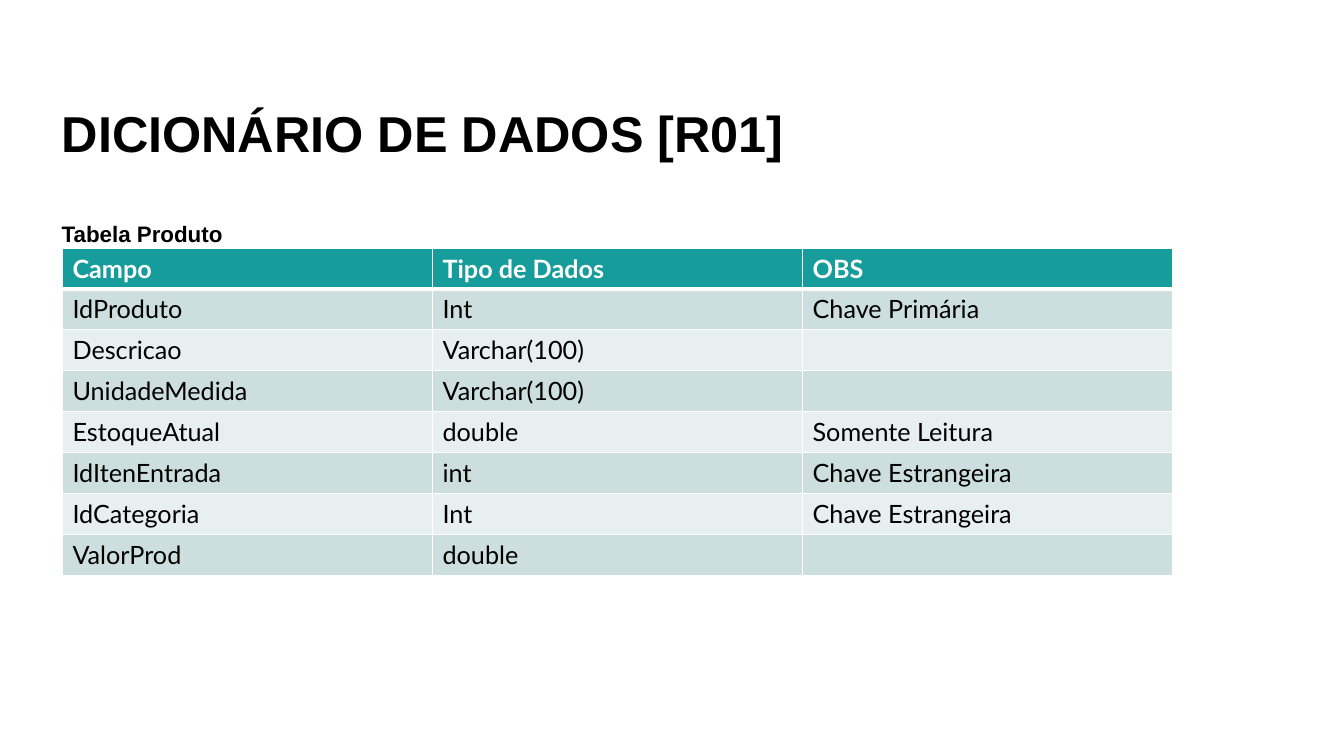
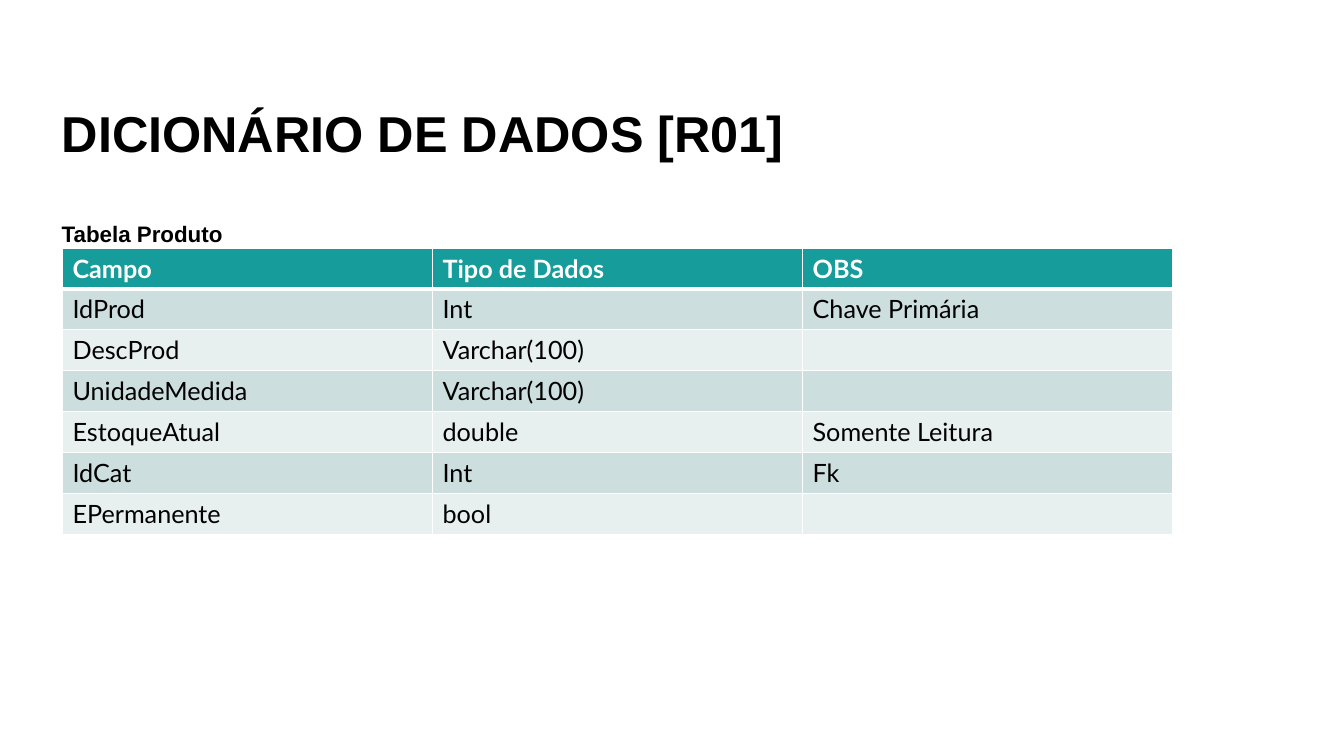
Before and after one commit to anassophia/alomoxarifadoafrodite, a slide deck: slide 14 of Documentacao/ModelagemSistema_TemplateInicial.pptx. Drawn at 1344x756 pixels with LibreOffice and Linux fonts; fonts in the diff are those of the drawing. Boxes give left, top, right and bottom in pixels: in the first picture for what was removed or moved away, otherwise in the second. Text is boxed around its words. In the diff, an @@ line names an element or a change of style, - is before the commit and + after.

```diff
--- a/Documentacao/ModelagemSistema_TemplateInicial.pptx
+++ b/Documentacao/ModelagemSistema_TemplateInicial.pptx
@@ table at bbox=[63, 248, 1173, 534] @@
-row 2, column 1: IdProduto
+row 2, column 1: IdProd
-row 3, column 1: Descricao
+row 3, column 1: DescProd
-row 6: IdItenEntrada | int | Chave Estrangeira
-row 7: IdCategoria | Int | Chave Estrangeira
-row 8: ValorProd | double | 
+row 6: IdCat | Int | Fk
+row 7: EPermanente | bool | 
```
Also in this commit, not shown: 7 other slides changed, 3 other files.
